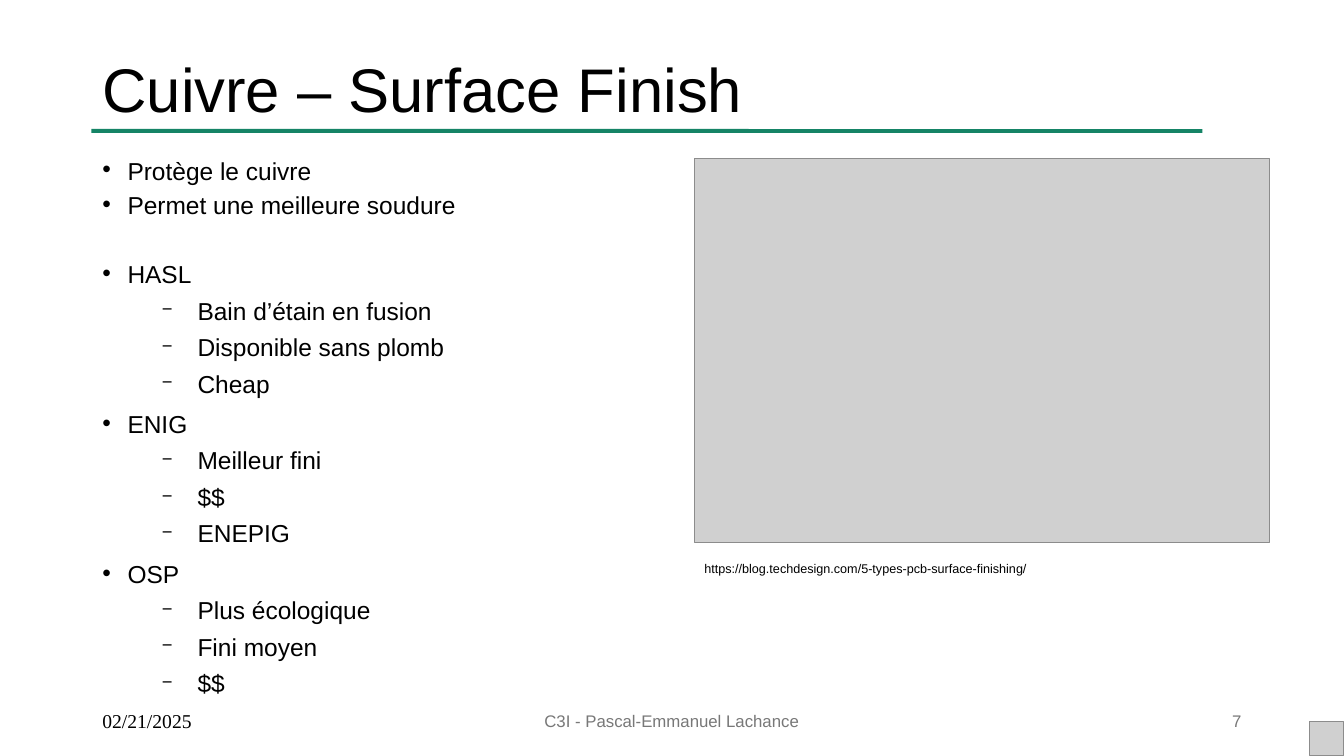
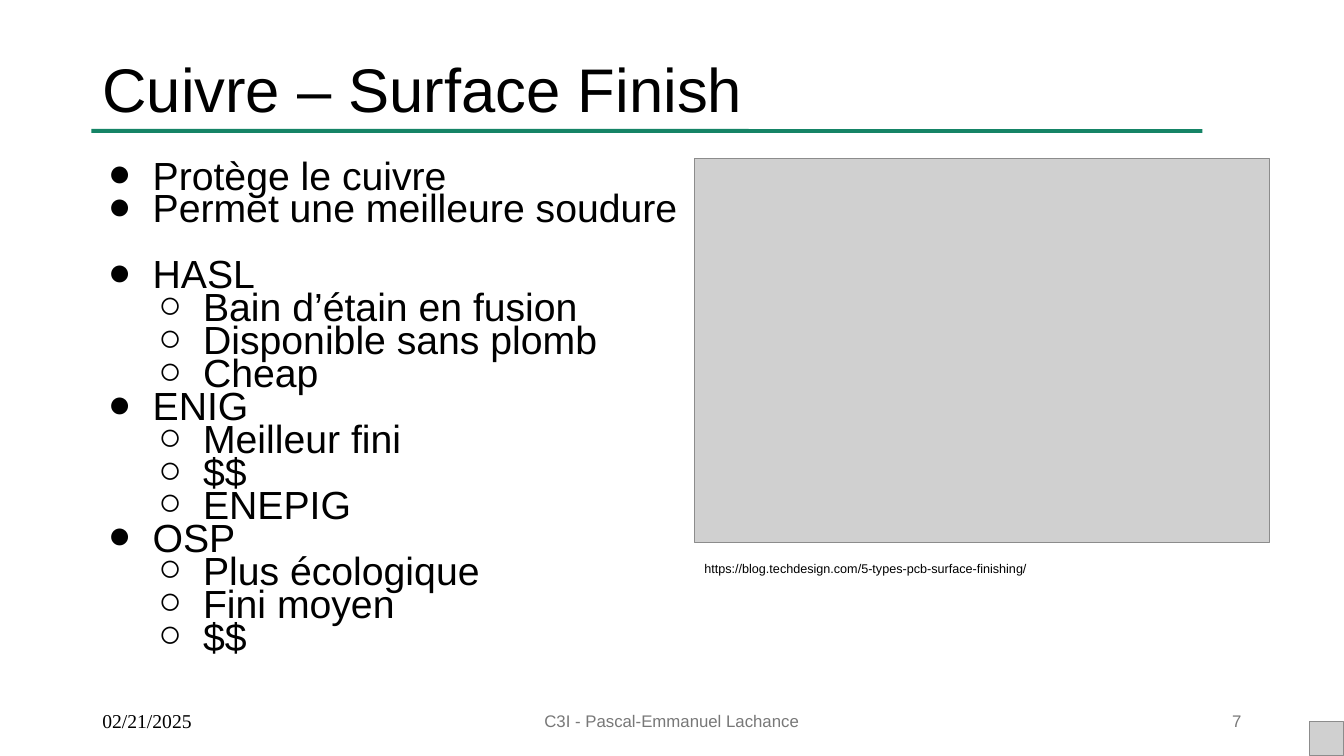
Before and after one commit to Raesangur/PPPPP, a slide deck: slide 7 of 01 - Comment est fabriqué un PCB/PPPPP 01 - Comment est fabriqué un PCB.pptx. Drawn at 1344x756 pixels with LibreOffice and Linux fonts; fonts in the diff are those of the drawing; grey boxes stand for pictures. Boxes give left, top, right and bottom in pixels: in the first picture for what was removed or moved away, otherwise in the second. Text is boxed around its words. In the diff, an @@ line names an element or a change of style, - is before the commit and + after.

```diff
--- a/01 - Comment est fabriqué un PCB/PPPPP 01 - Comment est fabriqué un PCB.pptx
+++ b/01 - Comment est fabriqué un PCB/PPPPP 01 - Comment est fabriqué un PCB.pptx
@@ text "Protège le cuivre" at [153, 161, 678, 626]: size 17.5 to 28 pt; bullet • to ●; less space between paragraphs; bullet − to ○ @@
```
Also in this commit, not shown: 4 other slides changed, 3 slides added, 7 other files.
